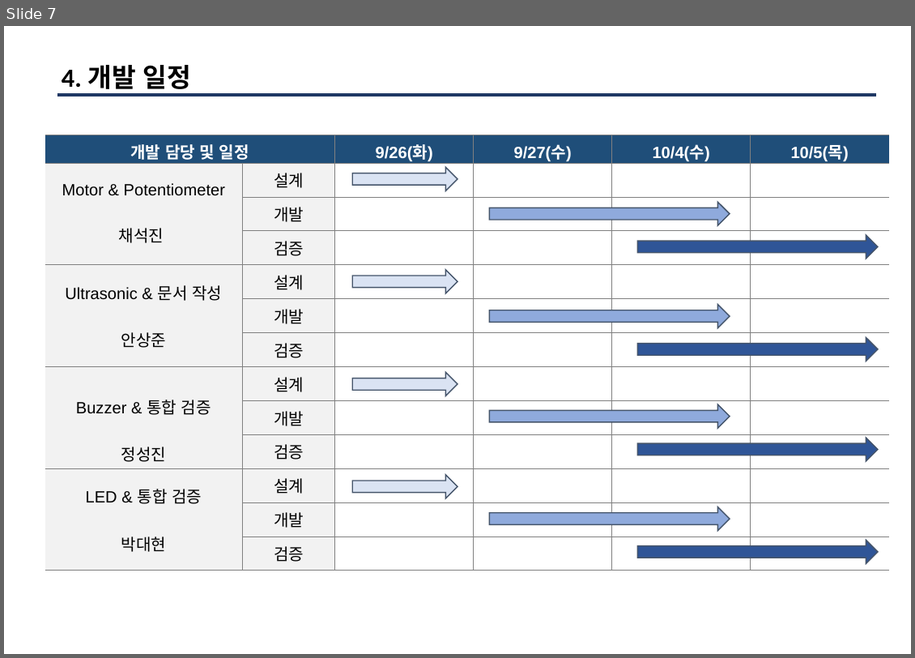
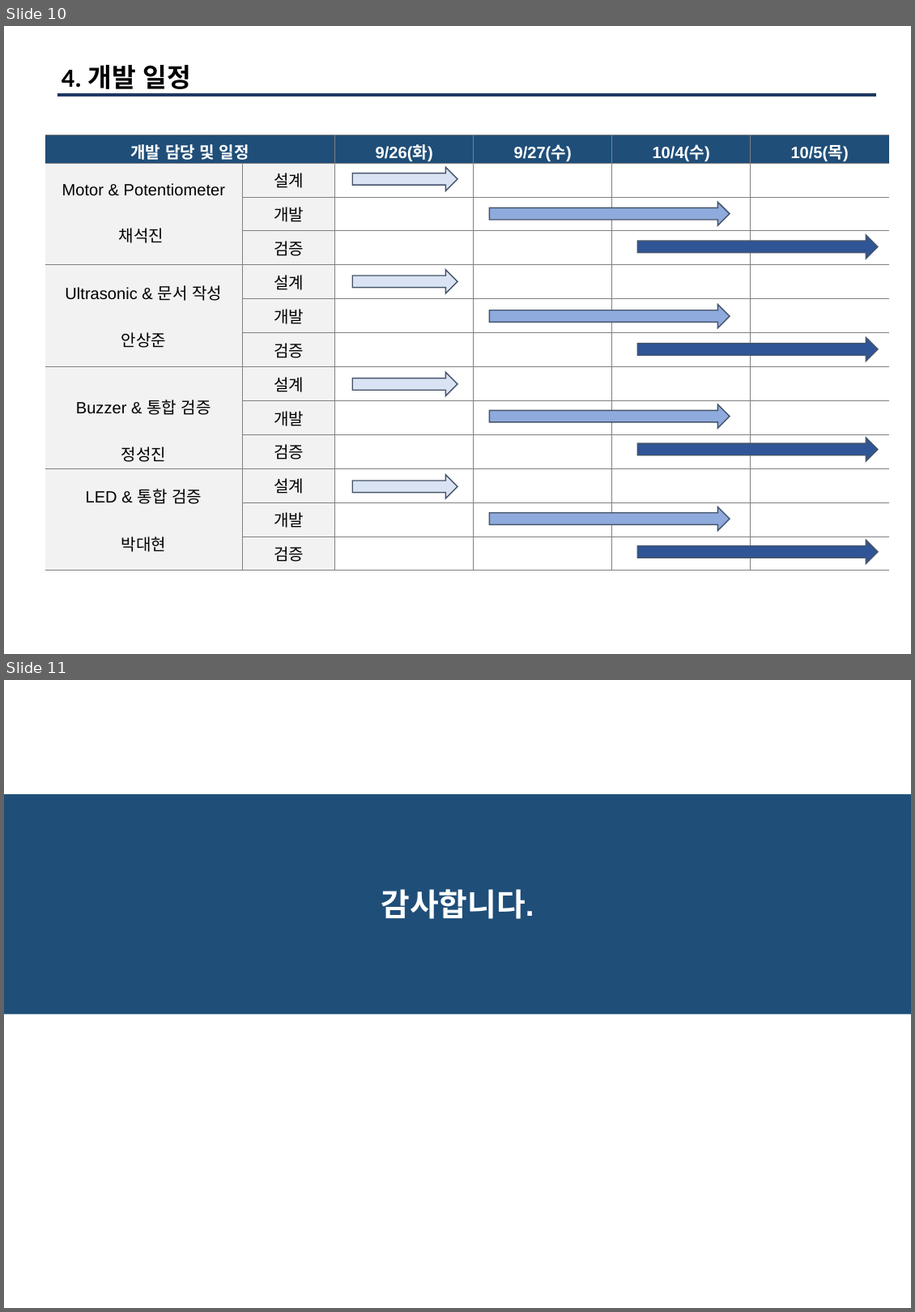
Before and after one commit to kaikan7/Reskill_project, a slide deck: U_sonic/2조_RESKILL_PROJECT_최종발표___.pptx. Shown one above the other, each under a label of ours: slide 7 before the commit, slides 10 and 11 after it. The pictures are 915x658 and 915x1312 pixels, drawn with LibreOffice and Linux fonts; fonts in the diff are those of the drawing. Boxes give left, top, right and bottom in pixels: in the first picture for what was removed or moved away, otherwise in the second. Text is boxed around its words. In the diff, an @@ line names an element or a change of style, - is before the commit and + after.

```diff
--- a/U_sonic/2조_RESKILL_PROJECT_최종발표___.pptx
+++ b/U_sonic/2조_RESKILL_PROJECT_최종발표___.pptx
@@ slide 11 added at [4, 680, 911, 1308], background #FFFFFF @@
@@ rectangle added at [4, 794, 911, 1015], fill #1F4E79 @@
@@ text added at [381, 889, 534, 919], 27 pt, text #FFFFFF, bold @@
+감사합니다.
@@ what was slide 7 is now slide 10 @@
```
Also in this commit, not shown: 3 slides changed, 4 other slides added, 1 slide removed.
